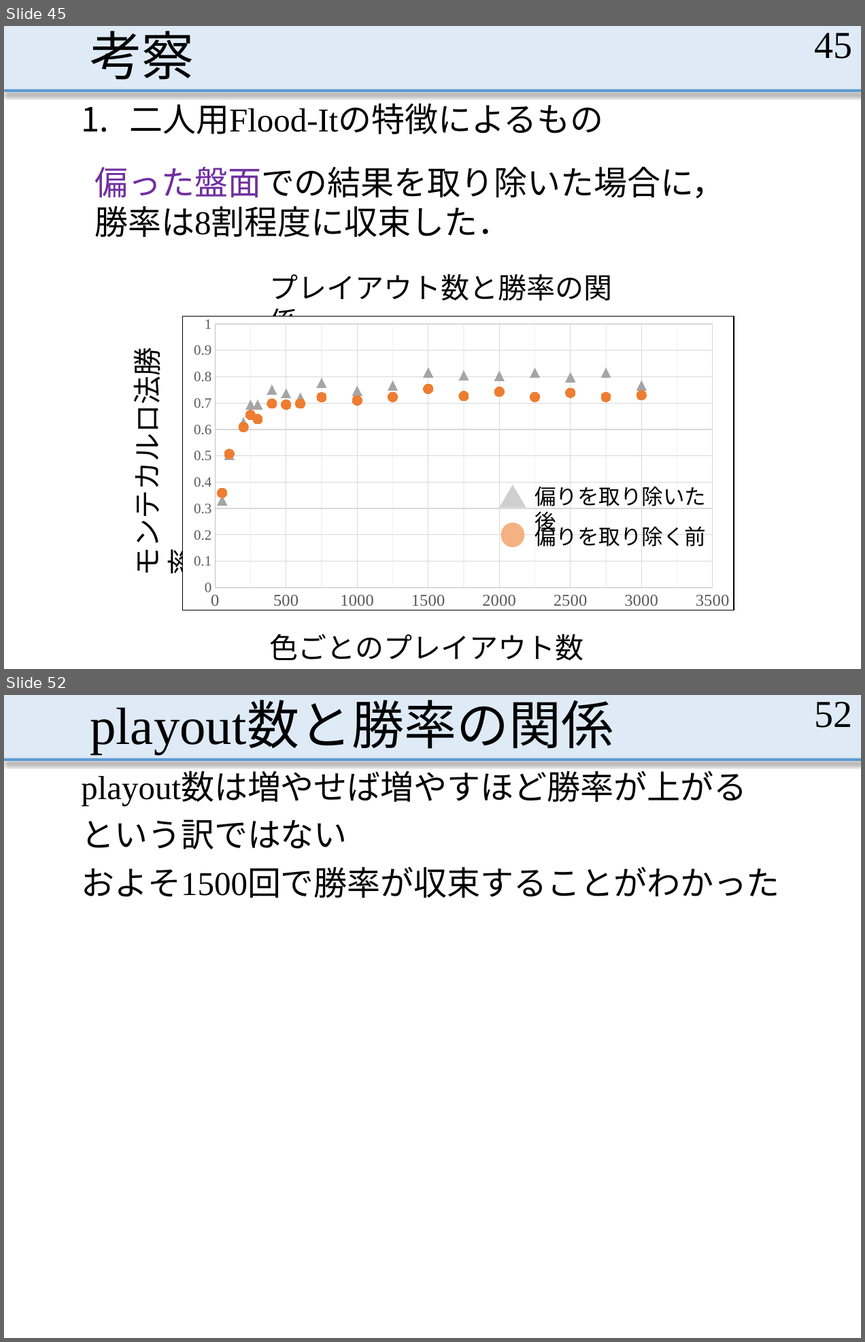
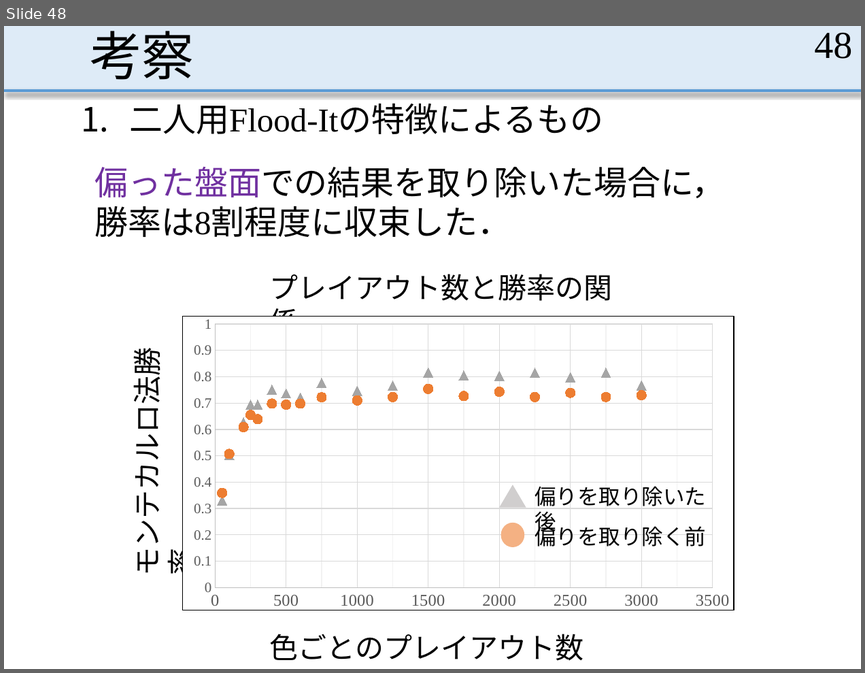
Before and after one commit to MasayaOda/SR, a slide deck: 190702oda.pptx. Shown one above the other, each under a label of ours: slides 45 and 52 before the commit, slide 48 after it; the slides between them are not shown. The pictures are 865x1342 and 865x673 pixels, drawn with LibreOffice and Linux fonts; fonts in the diff are those of the drawing. Boxes give left, top, right and bottom in pixels: in the first picture for what was removed or moved away, otherwise in the second. Text is boxed around its words. In the diff, an @@ line names an element or a change of style, - is before the commit and + after.

```diff
--- a/190702oda.pptx
+++ b/190702oda.pptx
@@ slide 52 removed at (x1=4, y1=695, x2=861, y2=1338), background #FFFFFF; not listed: 2 template elements that a slide beside it also shows @@
@@ title removed at (x1=90, y1=703, x2=613, y2=754) @@
-playout数と勝率の関係
@@ page number removed at (x1=814, y1=702, x2=852, y2=728) @@
-52
@@ text removed at (x1=81, y1=773, x2=780, y2=898) @@
-playout数は増やせば増やすほど勝率が上がる
-という訳ではない
-およそ1500回で勝率が収束することがわかった
@@ what was slide 45 is now slide 48 @@
@@ page number at (x1=814, y1=32, x2=852, y2=59): text changed @@
-45
+48
```
Also in this commit, not shown: 4 slides changed, 3 slides added, 42 other slides removed.
